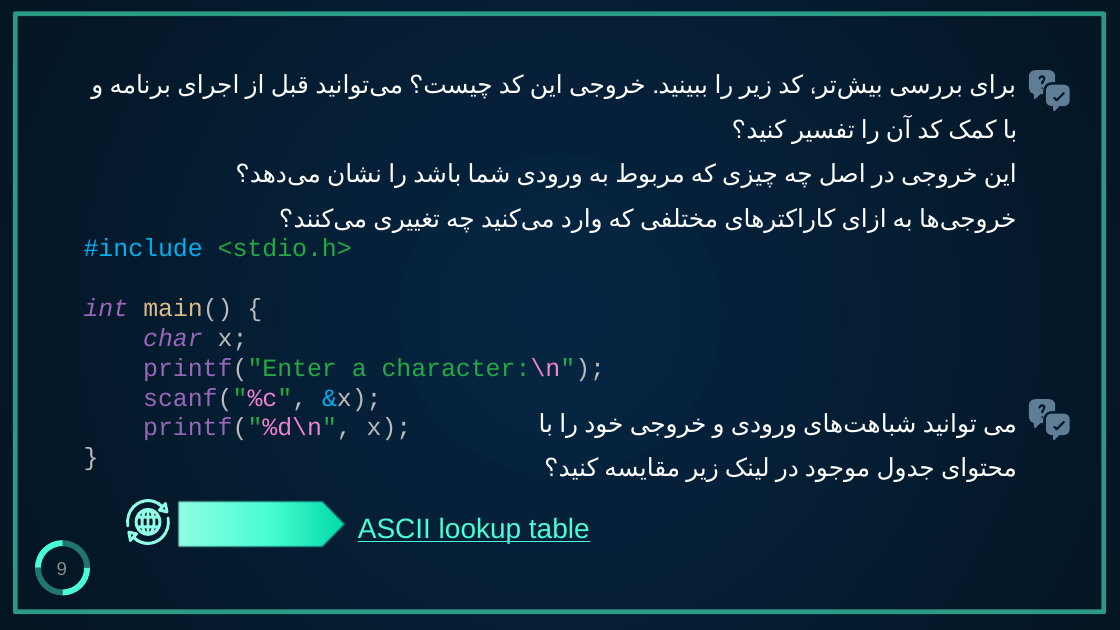
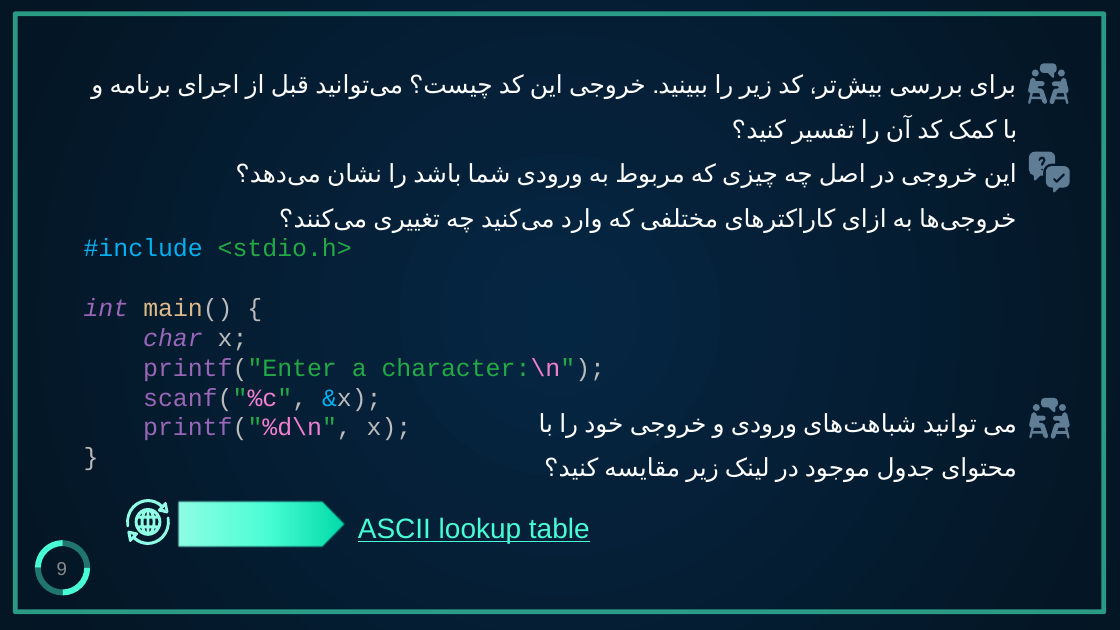
Before and after one commit to aut-ce/CE102-C-Lab, a slide deck: slide 9 of Lab/4-pseudocode_input_output/C-Lab_pseudocode_IO.pptx. Drawn at 1120x630 pixels with LibreOffice and Linux fonts; fonts in the diff are those of the drawing. Boxes give left, top, right and bottom in pixels: in the first picture for what was removed or moved away, otherwise in the second. Text is boxed around its words. In the diff, an @@ line names an element or a change of style, - is before the commit and + after.

```diff
--- a/Lab/4-pseudocode_input_output/C-Lab_pseudocode_IO.pptx
+++ b/Lab/4-pseudocode_input_output/C-Lab_pseudocode_IO.pptx
@@ group added at (1028, 64, 1068, 104): 5 freeform shapes @@
@@ freeform shape: place and size @@
-freeform shape at (1029, 71, 1056, 100)
+freeform shape at (1029, 151, 1056, 180)
@@ freeform shape: place and size @@
-freeform shape at (1046, 85, 1070, 112)
+freeform shape at (1046, 166, 1070, 193)
@@ freeform shape: place and size @@
-freeform shape at (1029, 399, 1056, 428)
+freeform shape at (1029, 412, 1048, 438)
@@ freeform shape added at (1033, 404, 1039, 411), fill #5F7D95 @@
@@ freeform shape added at (1040, 398, 1057, 412), fill #5F7D95 @@
@@ freeform shape: place and size @@
-freeform shape at (1046, 413, 1070, 440)
+freeform shape at (1051, 412, 1070, 439)
@@ freeform shape added at (1060, 404, 1066, 411), fill #5F7D95 @@
```
Also in this commit, not shown: 8 other slides changed, 1 other file.
